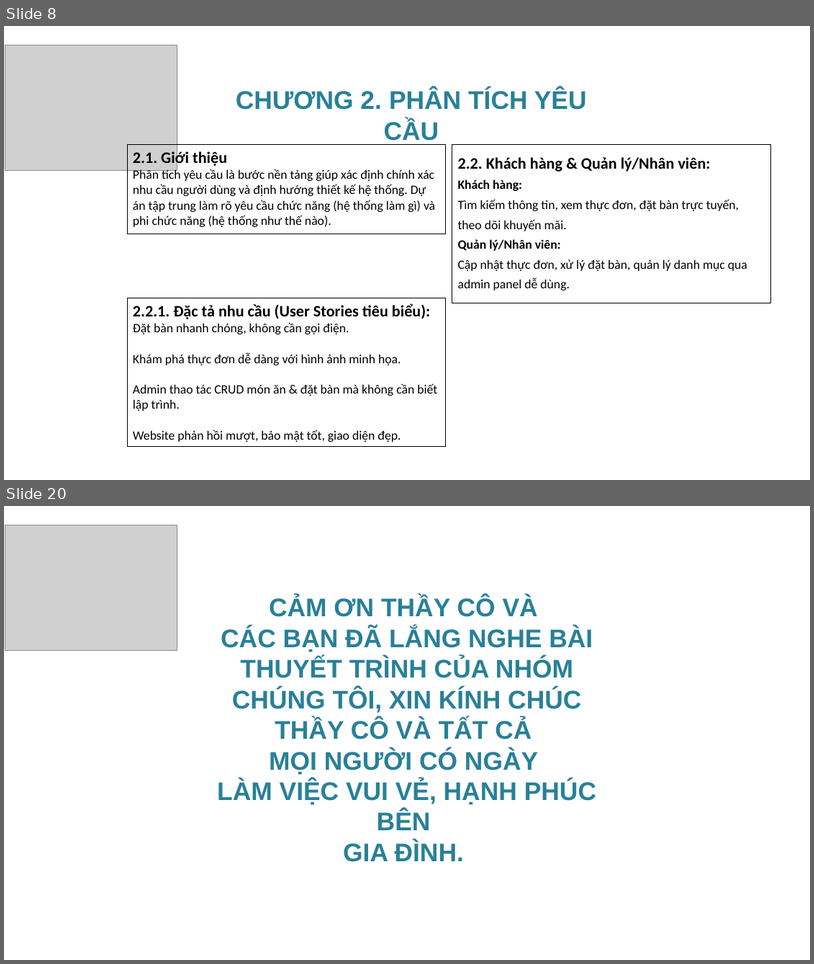
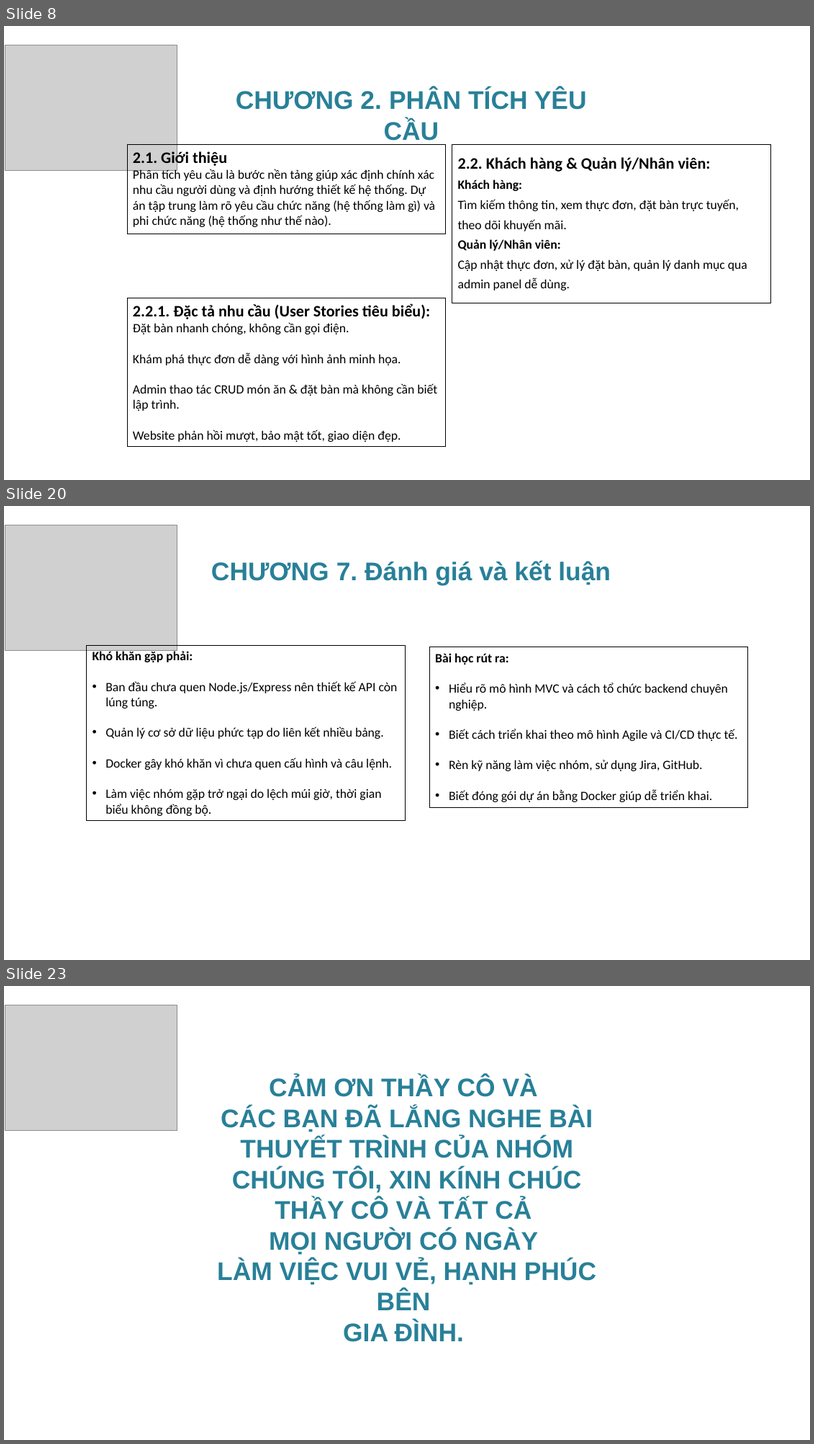
Before and after one commit to KyThuatTVU/DuAn-WebSiteNhaHang, a slide deck: BaoCaoKTM_NhomTripleCode/SlideBaoCaoKetThucMon_Nhom01.pptx. Shown one above the other, each under a label of ours: slides 8 and 20 before the commit, slides 8, 20 and 23 after it; the slides between them are not shown. The pictures are 814x964 and 814x1444 pixels, drawn with LibreOffice and Linux fonts; fonts in the diff are those of the drawing; grey boxes stand for pictures; background and template pictures are left out. Boxes give left, top, right and bottom in pixels: in the first picture for what was removed or moved away, otherwise in the second. Text is boxed around its words. In the diff, an @@ line names an element or a change of style, - is before the commit and + after.

Commit message:
cập nhật Postman và Docker

```diff
--- a/BaoCaoKTM_NhomTripleCode/SlideBaoCaoKetThucMon_Nhom01.pptx
+++ b/BaoCaoKTM_NhomTripleCode/SlideBaoCaoKetThucMon_Nhom01.pptx
@@ slide 20 added at (4, 506, 810, 960), background picture (left out) @@
@@ picture added at (5, 525, 177, 650) @@
@@ text added at (211, 560, 611, 585), 32 pt, text #288098, bold @@
+CHƯƠNG 7. Đánh giá và kết luận
@@ rectangle added at (87, 645, 406, 821), outline #000000 0.75 pt, 16 pt, text #000000 @@
+Khó khăn gặp phải:
+• Ban đầu chưa quen Node.js/Express nên thiết kế API còn lúng túng.
+• Quản lý cơ sở dữ liệu phức tạp do liên kết nhiều bảng.
+• Docker gây khó khăn vì chưa quen cấu hình và câu lệnh.
+• Làm việc nhóm gặp trở ngại do lệch múi giờ, thời gian biểu không đồng bộ.
@@ rectangle added at (430, 647, 748, 807), outline #000000 0.75 pt, 16 pt, text #000000 @@
+Bài học rút ra:
+• Hiểu rõ mô hình MVC và cách tổ chức backend chuyên nghiệp.
+• Biết cách triển khai theo mô hình Agile và CI/CD thực tế.
+• Rèn kỹ năng làm việc nhóm, sử dụng Jira, GitHub.
+• Biết đóng gói dự án bằng Docker giúp dễ triển khai.
@@ what was slide 20 is now slide 23 @@
```
Also in this commit, not shown: 3 slides changed, 10 other slides added, 8 slides removed, 33 other files.
